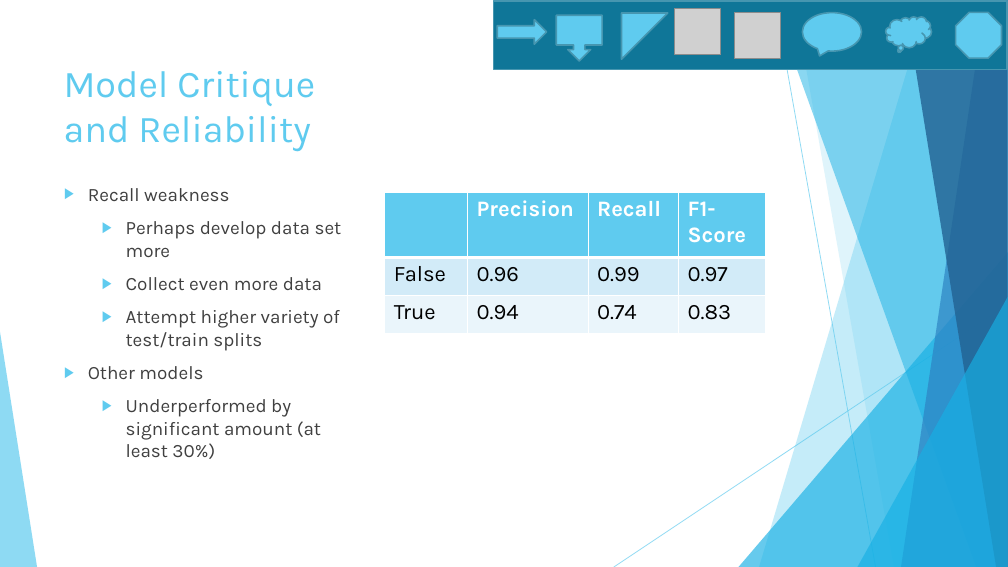
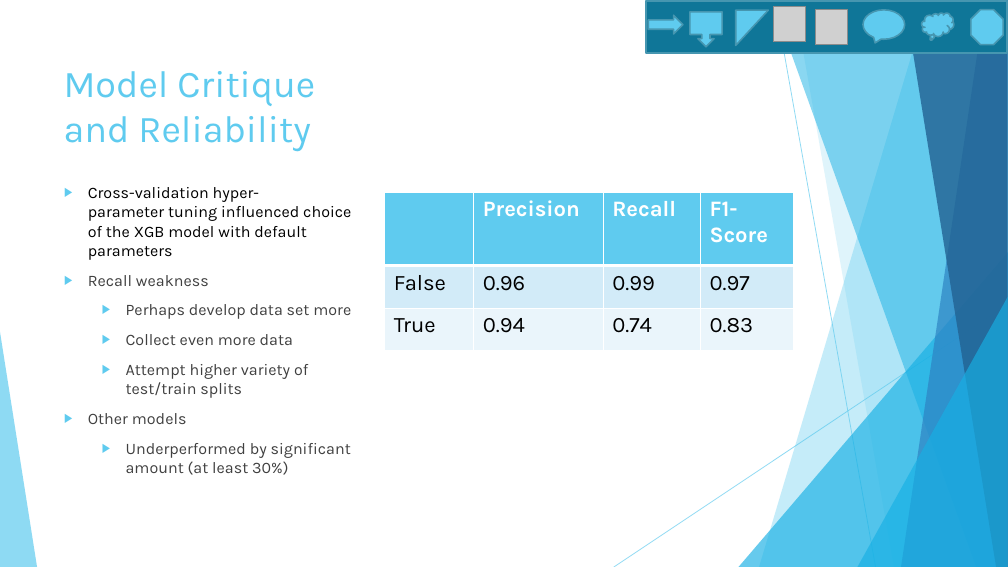
Before and after one commit to MrChamp/FISP3, a slide deck: slide 7 of TeleChurnPresentation.pptx. Drawn at 1008x567 pixels with LibreOffice and Linux fonts; fonts in the diff are those of the drawing; grey boxes stand for pictures. Boxes give left, top, right and bottom in pixels: in the first picture for what was removed or moved away, otherwise in the second. Text is boxed around its words. In the diff, an @@ line names an element or a change of style, - is before the commit and + after.

```diff
--- a/TeleChurnPresentation.pptx
+++ b/TeleChurnPresentation.pptx
@@ rectangle: place and size @@
-rectangle at (494,1,1007,70)
+rectangle at (646,1,1007,53)
@@ right arrow: place and size @@
-right arrow at (498,20,547,45)
+right arrow at (649,15,684,34)
@@ down arrow callout: place and size @@
-down arrow callout at (557,15,603,61)
+down arrow callout at (690,12,723,47)
@@ right triangle: place and size @@
-right triangle at (622,13,668,59)
+right triangle at (736,10,768,45)
@@ picture: place and size @@
-picture at (675,8,721,54)
+picture at (774,7,806,42)
@@ picture: place and size @@
-picture at (734,12,780,58)
+picture at (815,10,848,45)
@@ speech bubble: place and size @@
-speech bubble at (802,13,861,51)
+speech bubble at (864,10,905,39)
@@ thought cloud: place and size @@
-thought cloud at (886,17,932,48)
+thought cloud at (922,13,954,36)
@@ octagon: place and size @@
-octagon at (956,12,1002,58)
+octagon at (971,10,1003,45)
@@ text at (88,187,351,260): paragraph added @@
+▶ Cross-validation hyper-parameter tuning influenced choice of the XGB model with default parameters
@@ table: place and size @@
-table at (385,192,766,333)
+table at (385,192,794,350)
@@ text at (88,275,351,475): size 18 to 15.3 pt in "Recall weakness", "Perhaps develop data set more", "Collect even more data", "Attempt higher variety of test/train splits" and 2 more places @@
```
Also in this commit, not shown: 6 other slides changed, 1 slide added, 1 slide removed.
